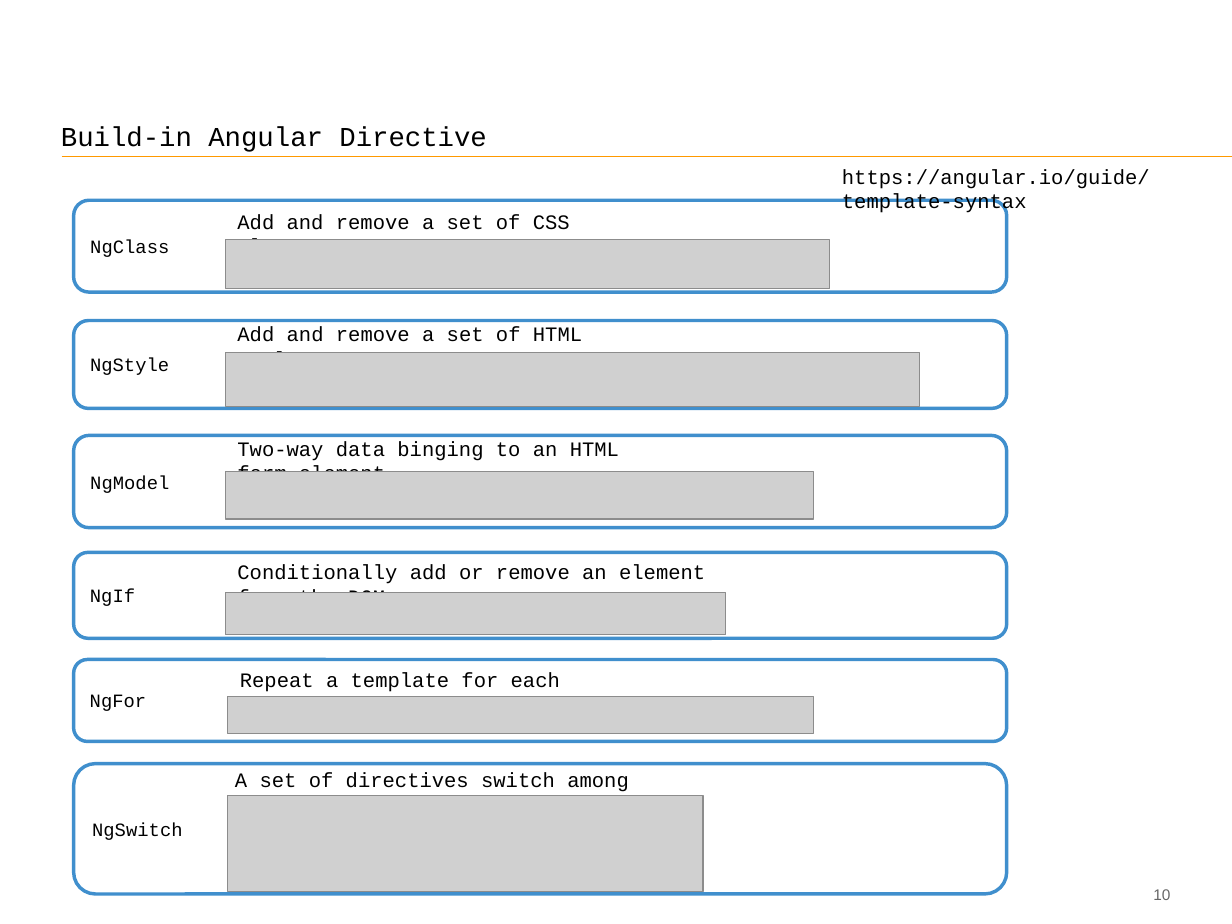
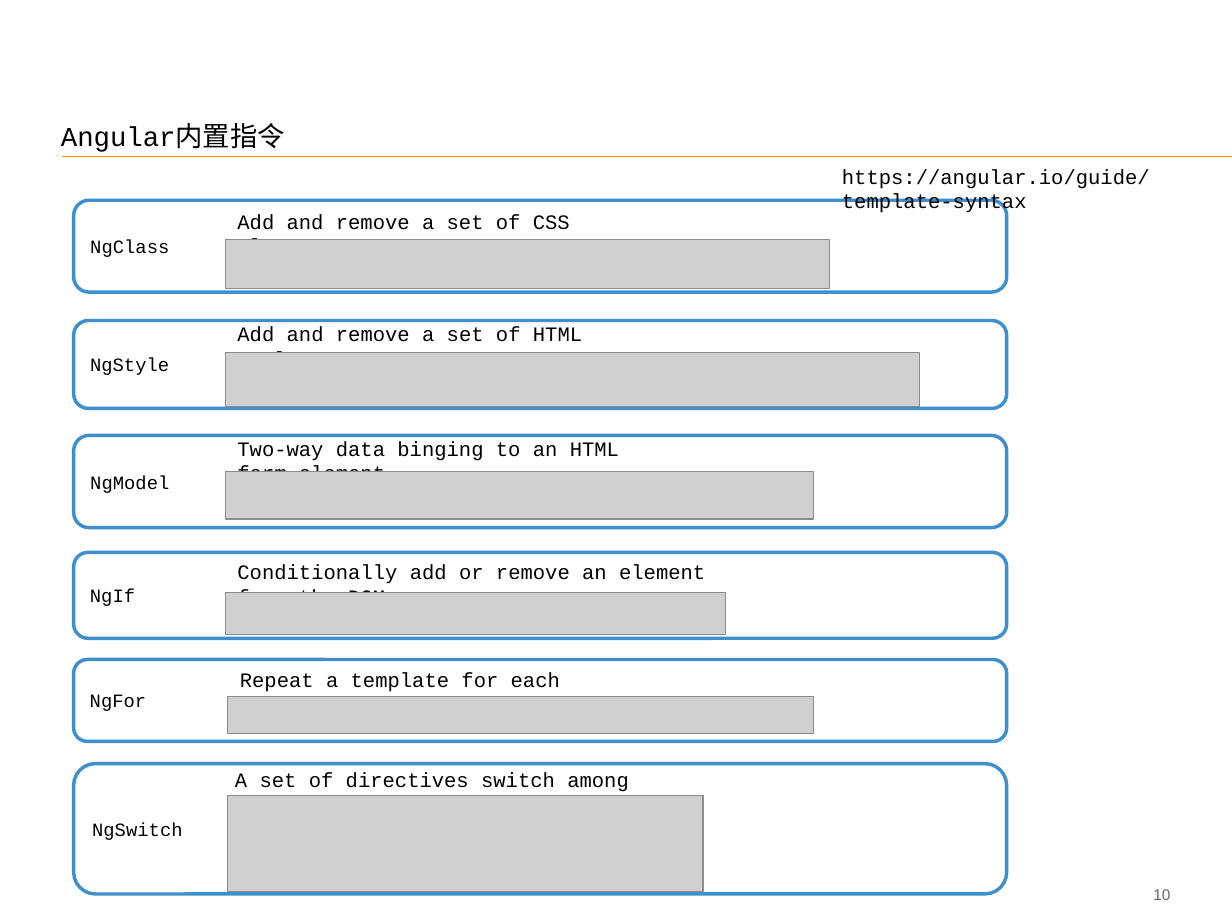
Before and after one commit to FS-Angular-Interest-Group/AngularTraining, a slide deck: slide 11 of PPT/06-Accenture-FS-Angular-Directive.pptx. Drawn at 1232x924 pixels with LibreOffice and Linux fonts; fonts in the diff are those of the drawing; grey boxes stand for pictures. Boxes give left, top, right and bottom in pixels: in the first picture for what was removed or moved away, otherwise in the second. Text is boxed around its words. In the diff, an @@ line names an element or a change of style, - is before the commit and + after.

```diff
--- a/PPT/06-Accenture-FS-Angular-Directive.pptx
+++ b/PPT/06-Accenture-FS-Angular-Directive.pptx
@@ title at (61, 127, 285, 152): text changed @@
-Build-in Angular Directive
+Angular内置指令
```
Also in this commit, not shown: 13 other slides changed.
